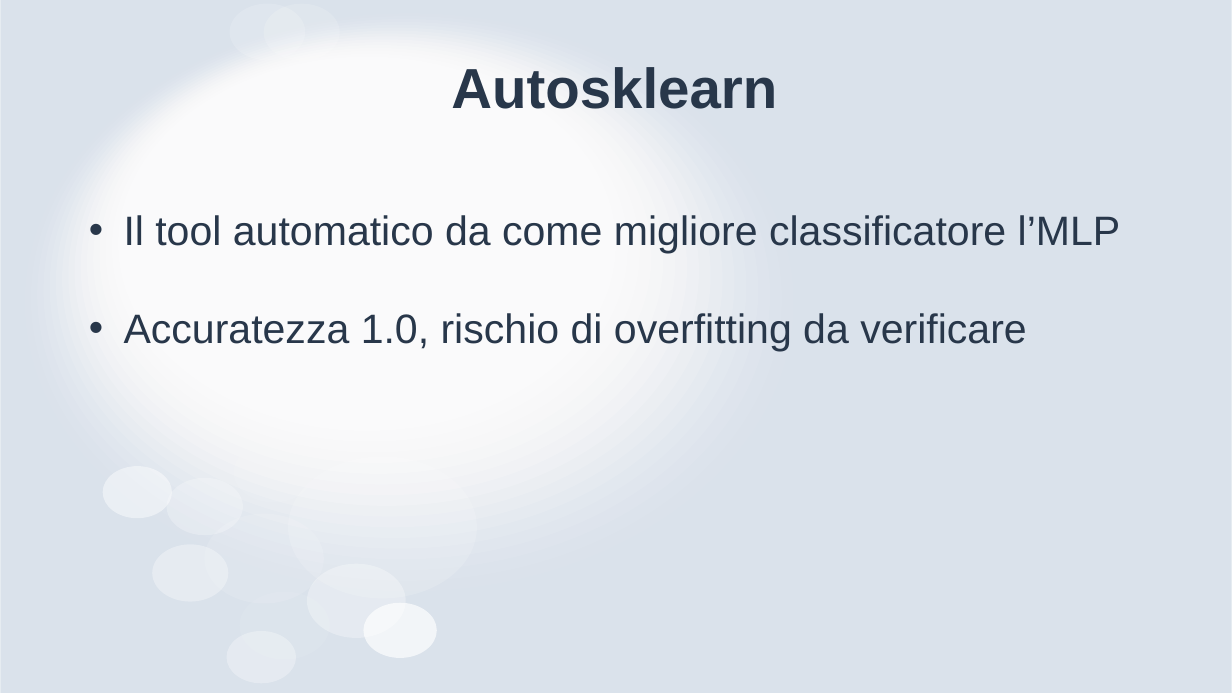
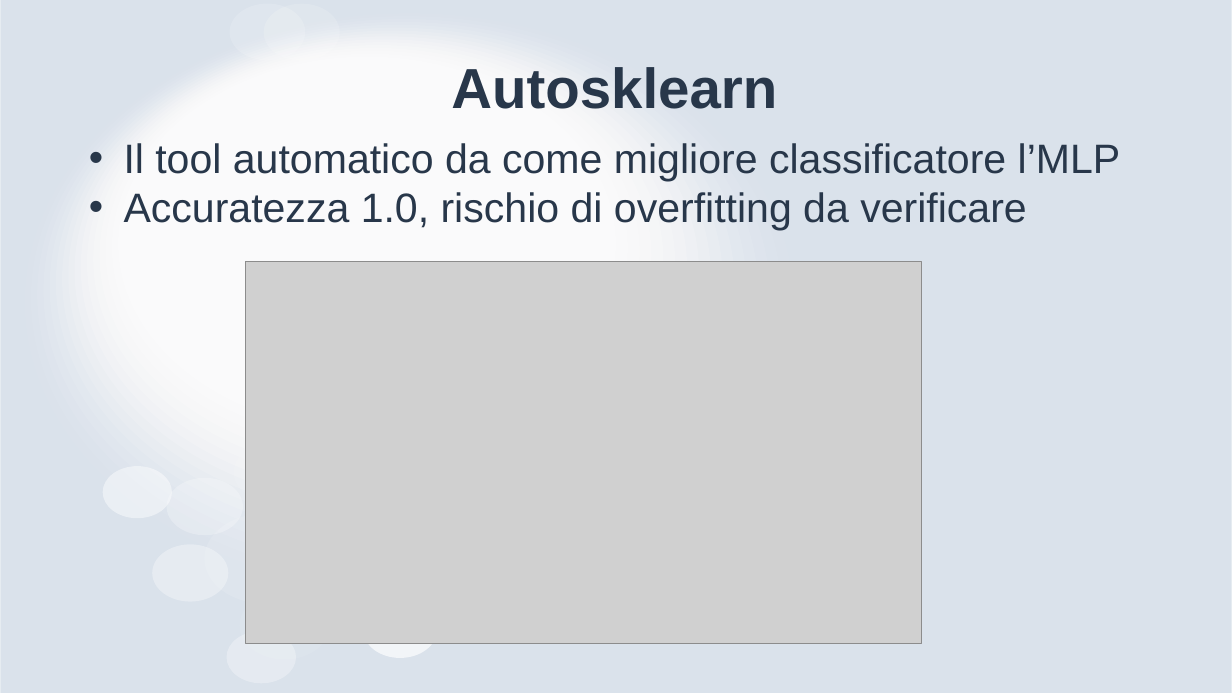
Before and after one commit to ale-gaudenzi/seeds, a slide deck: slide 19 of seeds_presentation.pptx. Drawn at 1232x693 pixels with LibreOffice and Linux fonts; fonts in the diff are those of the drawing; grey boxes stand for pictures. Boxes give left, top, right and bottom in pixels: in the first picture for what was removed or moved away, otherwise in the second. Text is boxed around its words. In the diff, an @@ line names an element or a change of style, - is before the commit and + after.

```diff
--- a/seeds_presentation.pptx
+++ b/seeds_presentation.pptx
@@ text "Il tool automatico da come ..." rewrapped from <box>124,215,1121,352</box> to <box>124,143,1121,231</box> @@
@@ picture added at <box>245,262,921,643</box> @@
@@ freeform shape removed at <box>288,457,477,599</box> @@
@@ freeform shape removed at <box>307,451,391,515</box> @@
@@ freeform shape removed at <box>307,564,406,638</box> @@
```
Also in this commit, not shown: 2 other files.
